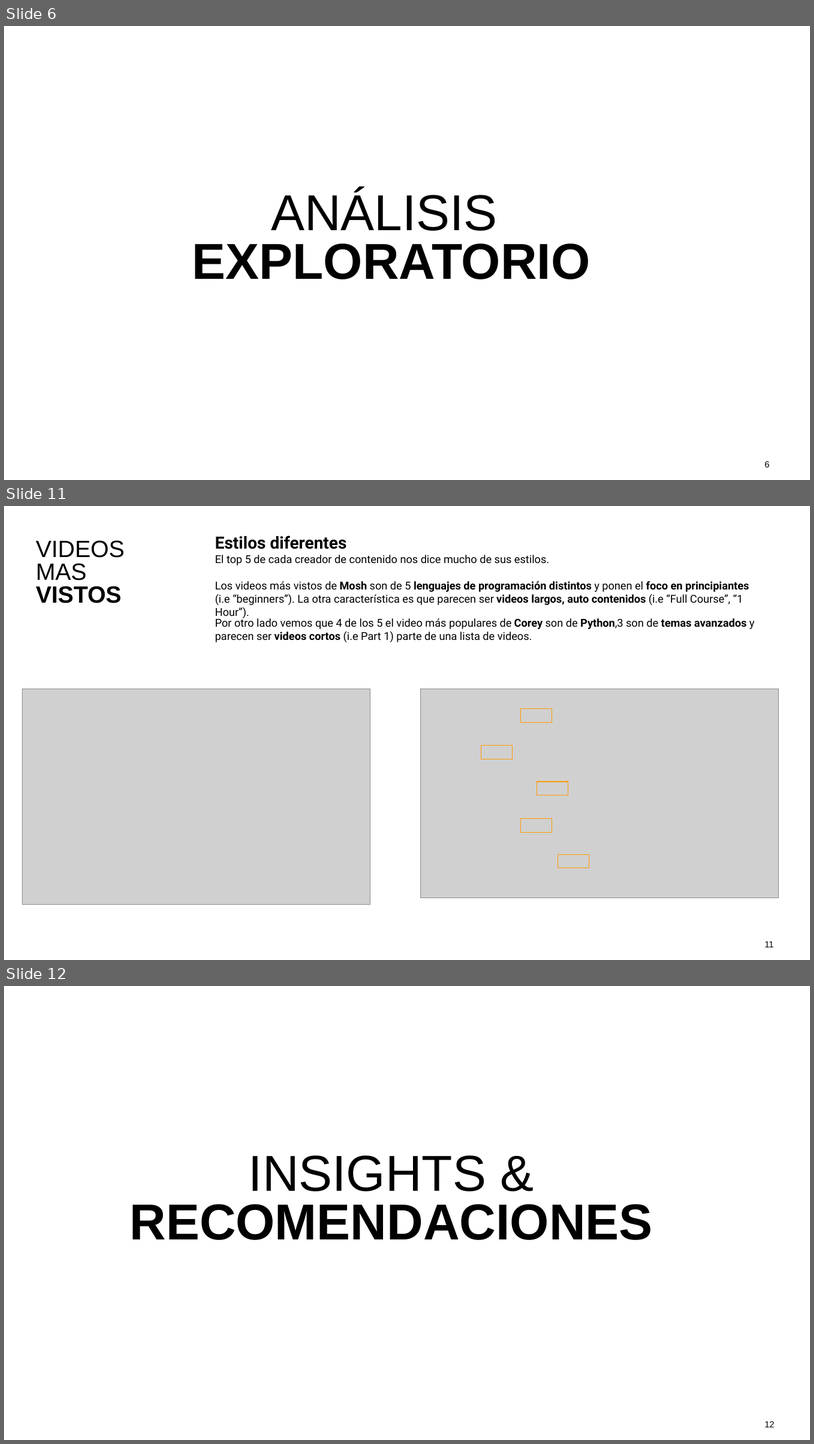
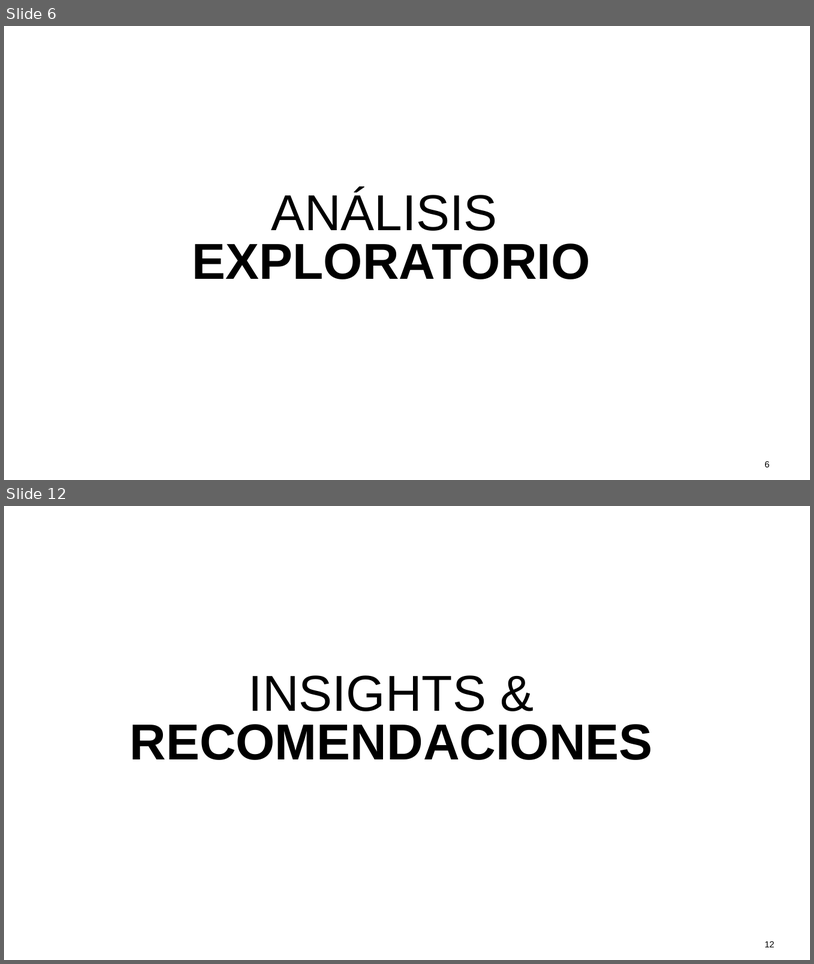
Before and after one commit to tekluis/CoderHouse, a slide deck: 11-PRESENTACION_TEK.pptx. Shown one above the other, each under a label of ours: slides 6, 11 and 12 before the commit, slides 6 and 12 after it; the slides between them are not shown. The pictures are 814x1444 and 814x964 pixels, drawn with LibreOffice and Linux fonts; fonts in the diff are those of the drawing; grey boxes stand for pictures. Boxes give left, top, right and bottom in pixels: in the first picture for what was removed or moved away, otherwise in the second. Text is boxed around its words. In the diff, an @@ line names an element or a change of style, - is before the commit and + after.

```diff
--- a/11-PRESENTACION_TEK.pptx
+++ b/11-PRESENTACION_TEK.pptx
@@ slide 11 removed at [4, 506, 810, 960], background #FFFFFF @@
@@ text removed at [36, 540, 125, 603] @@
-VIDEOS
-MAS
-VISTOS
@@ text removed at [215, 535, 549, 565] @@
-Estilos diferentes
-El top 5 de cada creador de contenido nos dice mucho de sus estilos.
@@ text removed at [215, 581, 749, 618] @@
-Los videos más vistos de Mosh son de 5 lenguajes de programación distintos y ponen el foco en principiantes (i.e “beginners”). La otra característica es que parecen ser videos largos, auto contenidos (i.e “Full Course”, “1 Hour”).
@@ text removed at [215, 616, 755, 642] @@
-Por otro lado vemos que 4 de los 5 el video más populares de Corey son de Python,3 son de temas avanzados y parecen ser videos cortos (i.e Part 1) parte de una lista de videos.
@@ picture removed at [22, 688, 371, 904] @@
@@ picture removed at [421, 688, 779, 897] @@
@@ rectangle removed at [521, 709, 552, 723] @@
@@ rectangle removed at [482, 745, 513, 759] @@
@@ rectangle removed at [537, 781, 569, 795] @@
@@ rectangle removed at [521, 819, 552, 832] @@
@@ rectangle removed at [558, 854, 589, 868] @@
@@ page number removed at [765, 941, 774, 947] @@
-11
```
Also in this commit, not shown: 4 slides changed, 6 slides added, 5 other slides removed.
